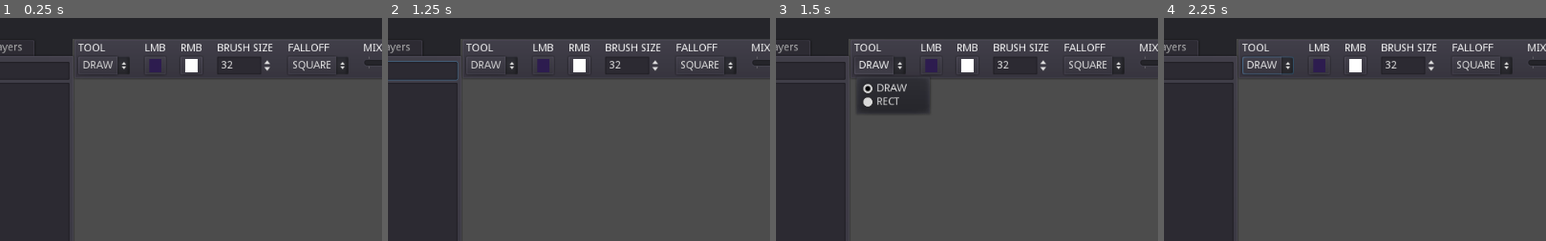
Above: before the commit, frames 1-4 (left to right).
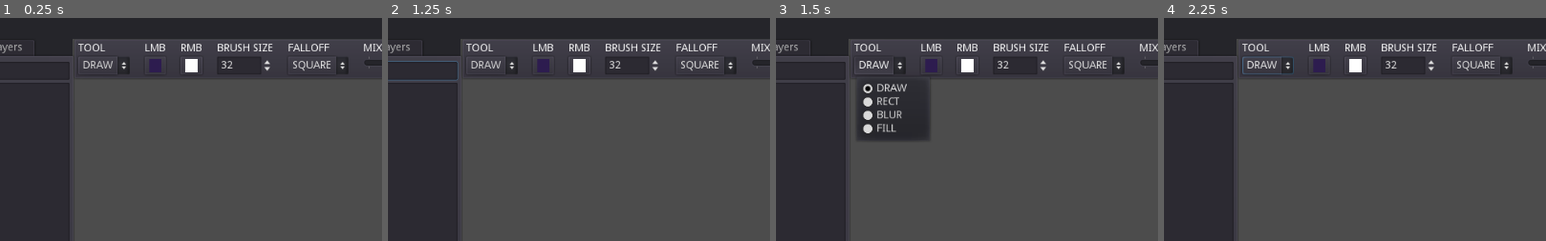
Above: after the commit, the same moments.

Repository: taedixon/vedge-godot-tool
Game: Godot game, scene res://ui/ui_main.tscn
Same seed, same stepped clock (60 frames per second), same inputs: the game is played once before the commit and once after it. The engine's default icon, where the game draws it, is replaced by a stand-in: a white triangle on a blue panel in a dark square.
Inputs (mouse positions are % of the whole screen's width and height, from its top left):
- Up to frame 1 (0.25 s): no input
- Up to frame 2 (1.25 s): click (12, 12) at 0.52 s; type "12" at 0.6 s
- Up to frame 3 (1.5 s): click "DRAW" at 1.25 s
- Up to frame 4 (2.25 s): click "SQUARE" at 2 s
The pictures show only the part of the screen within x 15-65%, y 0-50%; the shares and areas given below are measured in that part.

Frames 1-2 are identical in both runs. In frame 3, 2.1% of the frame differs, in the area x 21-41%, y 41-55%; in frame 4, nothing differs.
Error in both runs: Invalid type in function 'open' in base '_File'. Cannot convert argument 1 from Nil to String. (res://util/GmsAssetCache.gd:93)

Commit message:
Add fill, blur tools

Diff:
--- a/scenes/gms_map.gd
+++ b/scenes/gms_map.gd
@@ -213,6 +213,10 @@
 		var rec_local = Rect2((rec.position - position)/scale, rec.size / scale)
 		active_layer.add_stroke_rect(mb, rec_local, params)
 
+func add_stroke_fill(mb, params):
+	if layer_editable():
+		active_layer.add_stroke_rect(mb, bounds, params)
+
 func end_stroke():
 	if layer_editable():
 		active_layer.end_stroke()
--- a/scenes/light_layer.gd
+++ b/scenes/light_layer.gd
@@ -117,28 +117,34 @@
 	tileset_img.lock()
 	var tileset_w = tileset_img.get_width() / 16
 	var raw_color = []
+	var tx = 0
+	var ty = 0
 	for tid in layer.tiles.TileSerialiseData:
 		var itid = int(tid)
 		var tid_real = itid & 0x7FFFF
 		var tileset_x = (tid_real % tileset_w) * 16 + 8
 		var tileset_y = floor(tid_real / tileset_w) * 16 + 8
 		var col = tileset_img.get_pixel(tileset_x, tileset_y)
-		raw_color.append(col)
+		set_vertex_colour(tx, ty, col)
 	tileset_img.unlock()
 	blend_color(raw_color)
+
+func get_blended_color(tx, ty):
+	var aggregate = Color()
+	for ix in range(-2, 3):
+		for iy in range(-2, 3):
+			var gaussian_fac = gaussian_55[(ix+2) + (iy+2)*5]
+			var sample_x = clamp(tx + ix, 0, tile_w-1)
+			var sample_y = clamp(ty + iy, 0, tile_h-1)
+			var rawval = get_vertex_colour(sample_x, sample_y)
+			aggregate += rawval * gaussian_fac
+	aggregate.a = 1
+	return aggregate
 
 func blend_color(raw_color):
 	for ty in tile_h:
 		for tx in tile_w:
-			var aggregate = Color()
-			for ix in range(-2, 3):
-				for iy in range(-2, 3):
-					var gaussian_fac = gaussian_55[(ix+2) + (iy+2)*5]
-					var sample_x = clamp(tx + ix, 0, tile_w-1)
-					var sample_y = clamp(ty + iy, 0, tile_h-1)
-					var rawval = raw_color[_p(sample_x, sample_y)] as Color
-					aggregate += rawval * gaussian_fac
-			aggregate.a = 1
+			var aggregate = get_blended_color(tx,ty)
 			set_vertex_colour(tx, ty, aggregate)
 
 func get_colour_sector(x, y):
@@ -365,6 +371,10 @@
 		"basis": {},
 		"colour": drawcol,
 	}
+	var use_blur = false
+	if params.tool == "BLUR":
+		current_stroke.fullcolor_points = true
+		use_blur = true
 	var p1 = r.position
 	var p2 = r.position + r.size
 	if r.size.x < 0:
@@ -382,8 +392,10 @@
 	var ymax = min(tile_h - 1, floor(p2.y/16.0))
 	for tx in range(xmin, xmax+1):
 		for ty in range(ymin, ymax+1):
-			stroke_add_point(tx, ty, params.mix_amount)
-
+			if use_blur:
+				stroke_blur_point(tx, ty)
+			else:
+				stroke_add_point(tx, ty, params.mix_amount)
 	end_stroke()
 
 func stroke_add_point(tx, ty, strength):
@@ -395,30 +407,39 @@
 		var current = current_stroke.points[encode]
 		strength = min(current + strength, 1)
 	current_stroke.points[encode] = strength
-	current_stroke.new_points[encode] = strength
+	current_stroke.new_points[encode] = true
+
+func stroke_blur_point(tx, ty):
+	var encode = encode_pair(tx, ty)
+	if !encode in current_stroke.basis:
+		# add original colour of point
+		current_stroke.basis[encode] = get_vertex_colour(tx, ty)
+	var blended_col = get_blended_color(tx, ty)
+	current_stroke.points[encode] = blended_col
+	current_stroke.new_points[encode] = true
+
 
 # only applies new points in the stroke
 func apply_stroke_new(stroke):
+	apply_stroke(stroke, true)
+	stroke.new_points = {}
+
+# applies every point in the stroke
+func apply_stroke(stroke, new_points_only=false):
+	var abs_points = stroke.get("fullcolor_points", false)
 	var drawcol = stroke.colour
-	for key in stroke.new_points.keys():
+	var keys = stroke.new_points.keys() if new_points_only else stroke.points.keys()
+	for key in keys:
 		var xy = decode_pair(key)
-		var strength = stroke.points[key]
-		var curcol = stroke.basis[key] as Color
-		drawcol.a = strength
-		set_vertex_colour(xy[0], xy[1], curcol.blend(drawcol))
-	stroke.new_points = {}
+		if abs_points:
+			set_vertex_colour(xy[0], xy[1], stroke.points[key])
+		else:
+			var strength = stroke.points[key]
+			var curcol = stroke.basis[key] as Color
+			drawcol.a = strength
+			set_vertex_colour(xy[0], xy[1], curcol.blend(drawcol))
 	update_dirty_sectors()
 
-# applies every point in the stroke
-func apply_stroke(stroke):
-	var drawcol = stroke.colour
-	for key in stroke.points.keys():
-		var xy = decode_pair(key)
-		var strength = stroke.points[key]
-		var curcol = stroke.basis[key] as Color
-		drawcol.a = strength
-		set_vertex_colour(xy[0], xy[1], curcol.blend(drawcol))
-	update_dirty_sectors()
 
 # set every point in the stroke to basis colour
 func revert_stroke(stroke):
--- a/scenes/map_container.gd
+++ b/scenes/map_container.gd
@@ -89,7 +89,7 @@
 				else:
 					mouse_travel = 0
 					map.end_stroke()
-			"RECT":
+			"RECT", "BLUR":
 				if (mb != 0) && rect_state == 0:
 					tool_rect = Rect2(mousepos, Vector2())
 					rect_button = mb
@@ -103,8 +103,14 @@
 						map.add_stroke_rect(rect_button, tool_rect, draw_param)
 						rect_state = 0
 						update()
+					elif rect_state == -1:
+						rect_state = 0
 					else:
 						tool_rect.size = mousepos - tool_rect.position
+			"FILL":
+				if mouse_travel > 10 && mb != 0:
+					mouse_travel = 0
+					map.add_stroke_fill(mb, draw_param)
 
 	if Input.is_action_just_pressed("tool_redo"):
 		map.end_stroke()
@@ -135,6 +141,9 @@
 					"RECT":
 						if rect_state == 1:
 							draw_rect(tool_rect, Color.magenta, false, 2.0)
+					"BLUR":
+						if rect_state == 1:
+							draw_rect(tool_rect, Color.cyan, false, 2.0)
 		else:
 			var offsetA = Vector2(8, 8)
 			var offsetB = Vector2(-8, 8)
--- a/ui/light_toolbar.tscn
+++ b/ui/light_toolbar.tscn
@@ -58,7 +58,7 @@
 margin_right = 69.0
 margin_bottom = 42.0
 text = "DRAW"
-items = [ "DRAW", null, false, 0, null, "RECT", null, false, 1, null ]
+items = [ "DRAW", null, false, 0, null, "RECT", null, false, 1, null, "BLUR", null, false, 2, null, "FILL", null, false, 3, null ]
 selected = 0
 
 [node name="col_lmb" type="ColorPickerButton" parent="GridContainer"]
